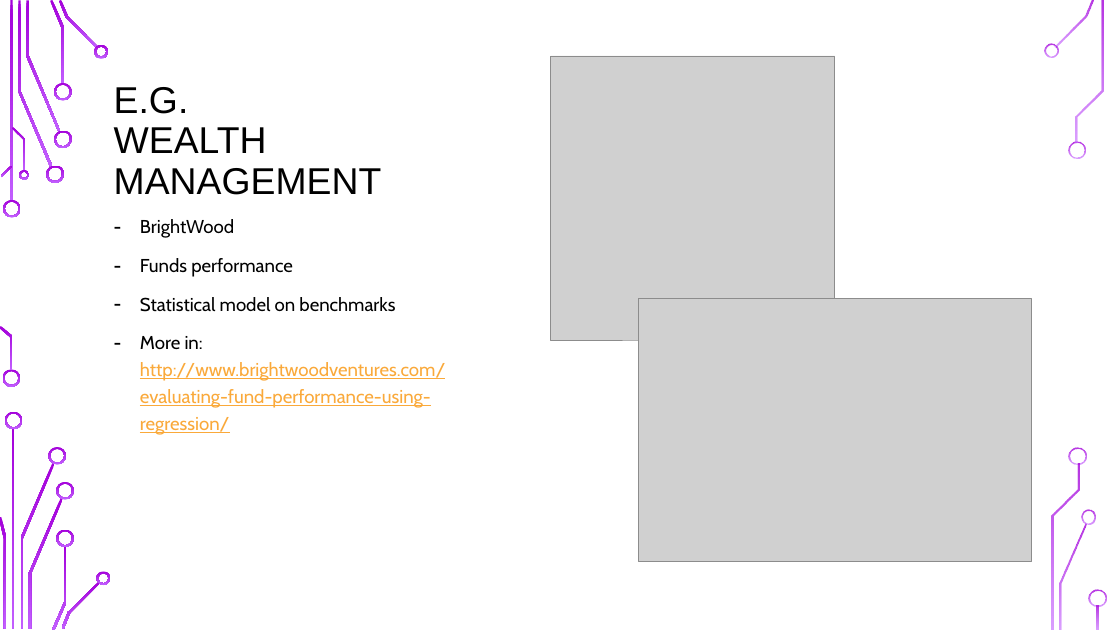
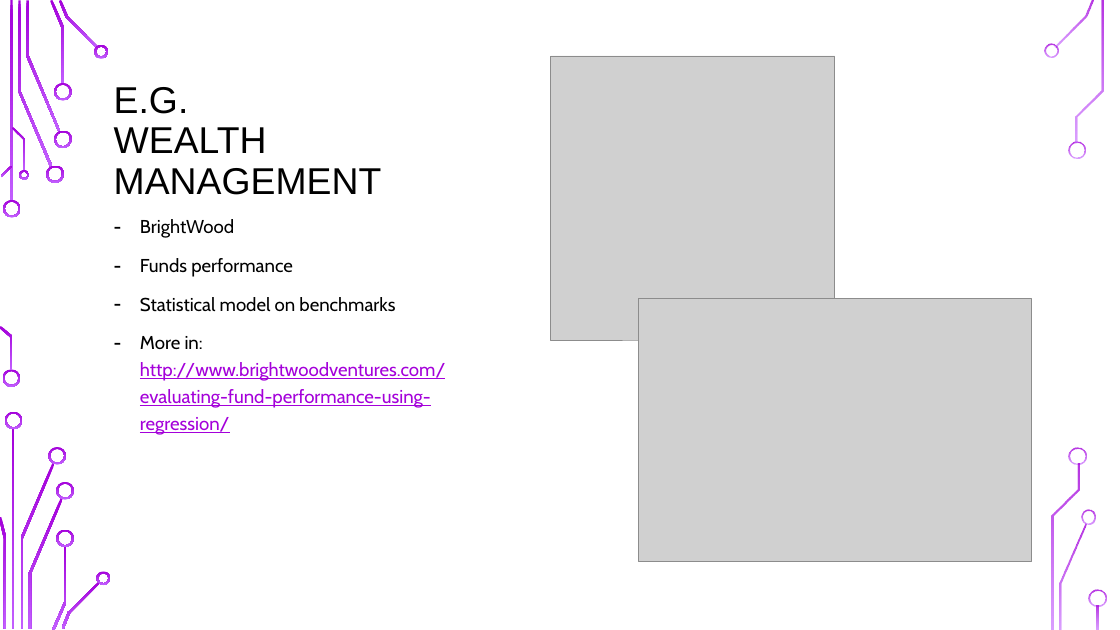
Before and after one commit to UOMDSS/workshops-2021-2022, a slide deck: slide 4 of Workshop 4: Polynomial Regression/Presentation.pptx. Drawn at 1120x630 pixels with LibreOffice and Linux fonts; fonts in the diff are those of the drawing; grey boxes stand for pictures; background and template pictures are left out. Boxes give left, top, right and bottom in pixels: in the first picture for what was removed or moved away, otherwise in the second. Text is boxed around its words. In the diff, an @@ line names an element or a change of style, - is before the commit and + after.

Commit message:
Changed hyperlink color to a more clear color

```diff
--- a/Workshop 4: Polynomial Regression/Presentation.pptx
+++ b/Workshop 4: Polynomial Regression/Presentation.pptx
@@ text at (x1=140, y1=336, x2=445, y2=435): text colour #FAA93A to #A400DA in "http://www.brightwoodventures.com/evaluating-fund-performanc ..." @@
```
